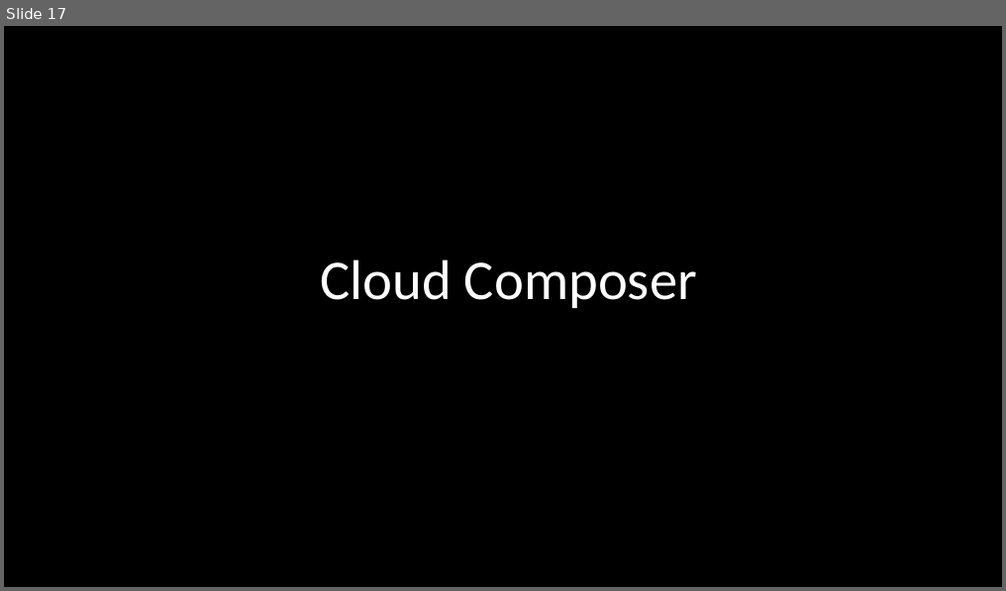
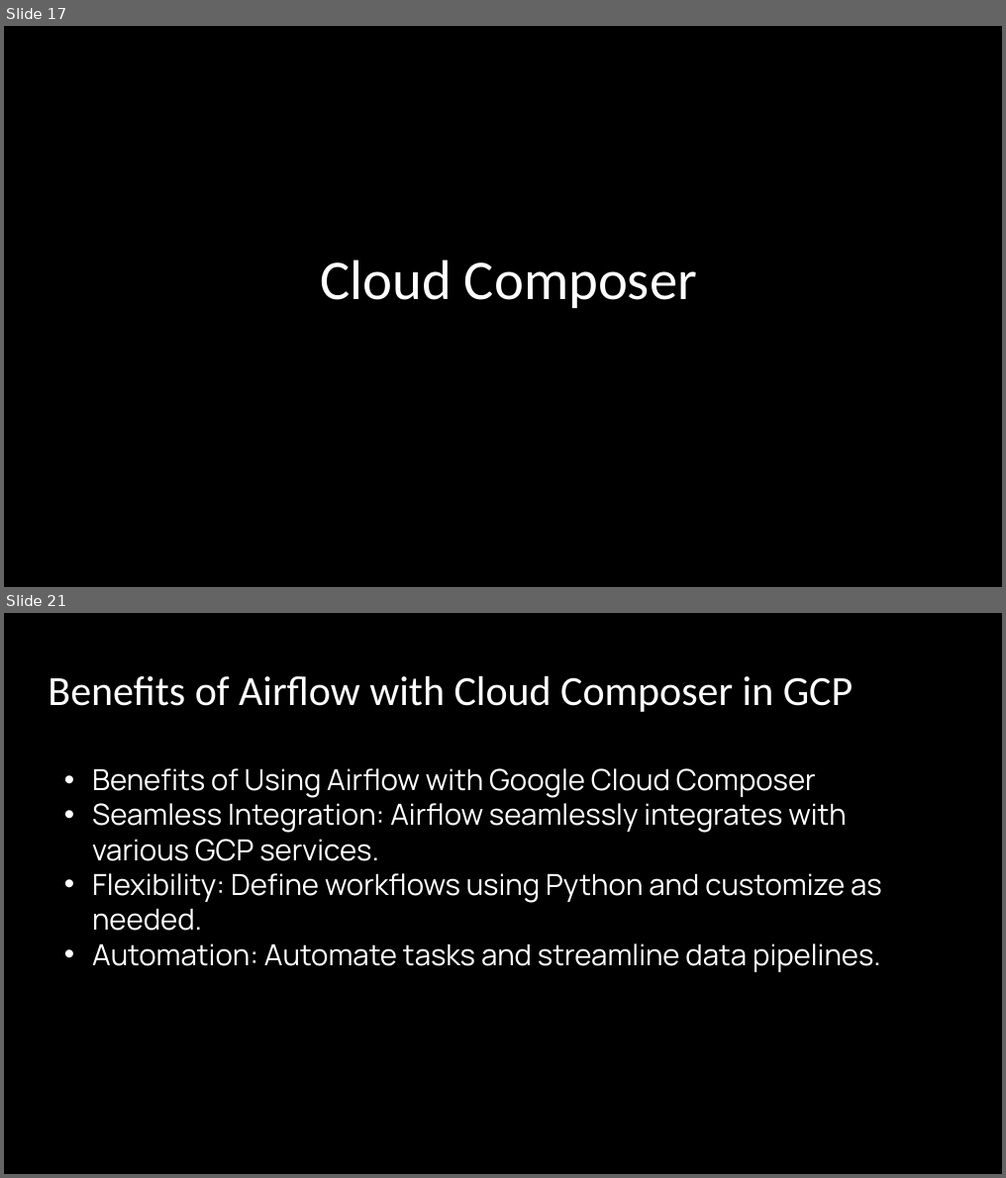
Before and after one commit to smvinodkumar910/python_training, a slide deck: Google Cloud Platform.pptx. Shown one above the other, each under a label of ours: slide 17 before the commit, slides 17 and 21 after it; the slides between them are not shown. The pictures are 1006x591 and 1006x1178 pixels, drawn with LibreOffice and Linux fonts; fonts in the diff are those of the drawing; background and template pictures are left out. Boxes give left, top, right and bottom in pixels: in the first picture for what was removed or moved away, otherwise in the second. Text is boxed around its words. In the diff, an @@ line names an element or a change of style, - is before the commit and + after.

```diff
--- a/Google Cloud Platform.pptx
+++ b/Google Cloud Platform.pptx
@@ slide 21 added at (4, 613, 1002, 1174), background picture (left out) @@
@@ text added at (48, 676, 852, 712), 40 pt, text #FFFFFF @@
+Benefits of Airflow with Cloud Composer in GCP
@@ text added at (92, 768, 882, 972), 28 pt, text #FFFFFF @@
+• Benefits of Using Airflow with Google Cloud Composer
+• Seamless Integration: Airflow seamlessly integrates with various GCP services.
+• Flexibility: Define workflows using Python and customize as needed.
+• Automation: Automate tasks and streamline data pipelines.
```
Also in this commit, not shown: 2 slides changed, 5 other slides added, 13 other files.
